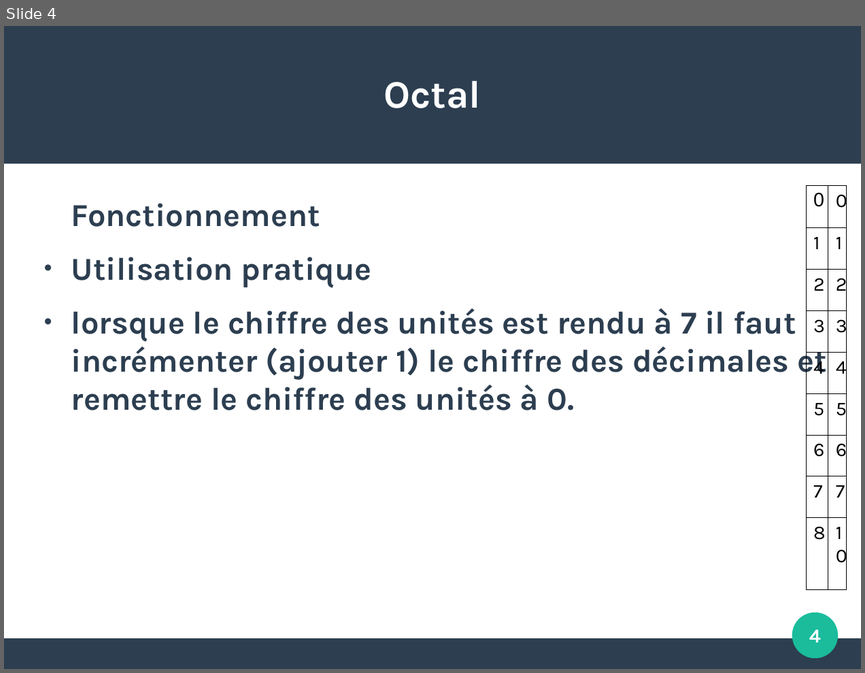
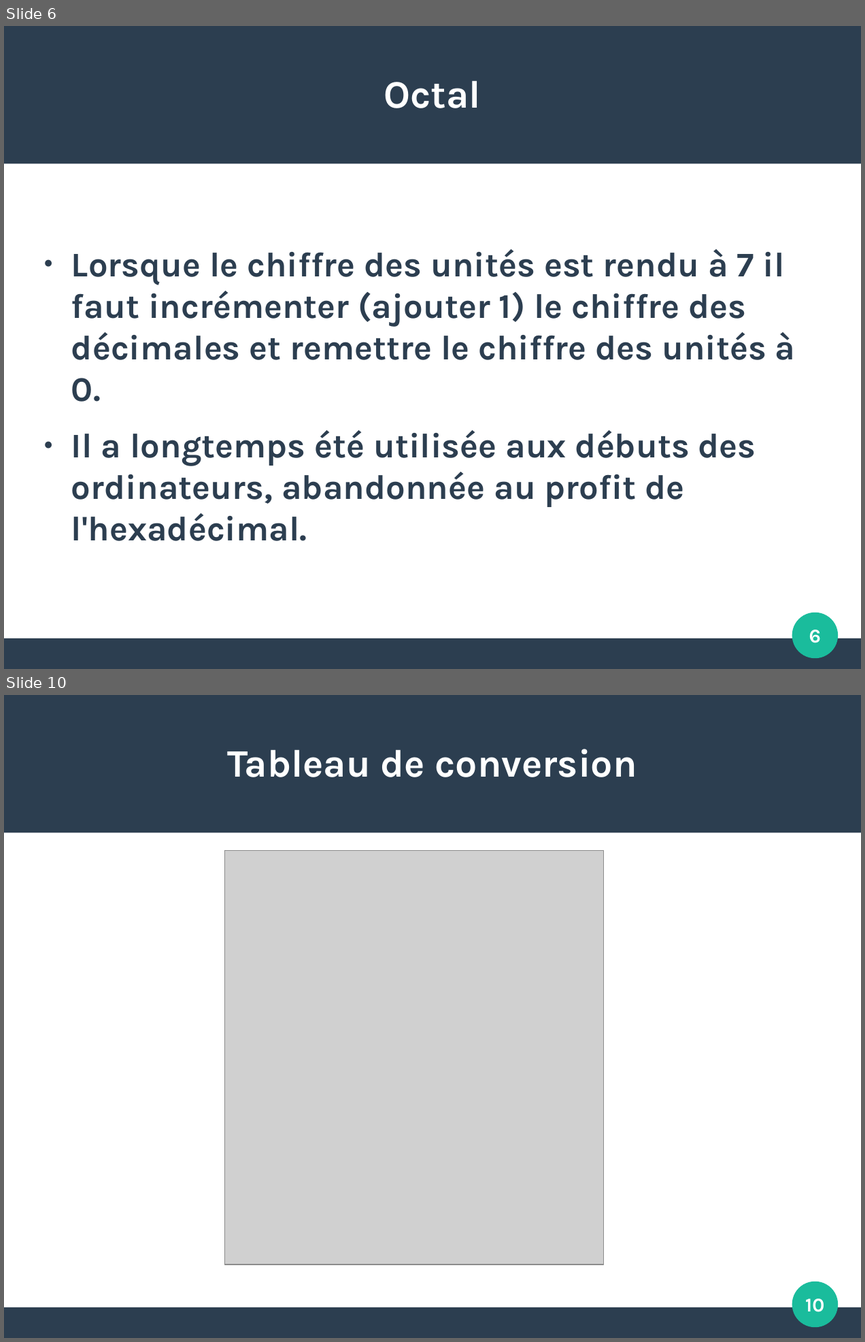
Before and after one commit to JulieMarielaure/Projet1BGE, a slide deck: Hexadécimal Octal.odp. Shown one above the other, each under a label of ours: slide 4 before the commit, slides 6 and 10 after it; the slides between them are not shown. The pictures are 865x673 and 865x1342 pixels, drawn with LibreOffice and Linux fonts; fonts in the diff are those of the drawing; grey boxes stand for pictures. Boxes give left, top, right and bottom in pixels: in the first picture for what was removed or moved away, otherwise in the second. Text is boxed around its words. In the diff, an @@ line names an element or a change of style, - is before the commit and + after.

```diff
--- a/Hexadécimal Octal.odp
+++ b/Hexadécimal Octal.odp
@@ slide 10 added at (4,695,861,1338), background #FFFFFF; not listed: 3 template elements that a slide beside it also shows @@
@@ title added at (228,749,637,777), 36 pt, text #FFFFFF, bold @@
+Tableau de conversion
@@ picture added at (225,851,604,1264) @@
@@ page number added at (805,1298,824,1312), 18 pt, text #FFFFFF, bold @@
+10
@@ what was slide 4 is now slide 6 @@
@@ slide 6 changed as well @@
@@ table removed at (806,185,847,590), 9 rows, 2 columns @@
-0 | 0
-1 | 1
-2 | 2
-3 | 3
-4 | 4
-5 | 5
-6 | 6
-7 | 7
-8 | 10
@@ text at (71,249,796,541): text changed; size 29.6 to 32 pt @@
-Fonctionnement
-● Utilisation pratique
-● lorsque le chiffre des unités est rendu à 7 il faut incrémenter (ajouter 1) le chiffre des décimales et remettre le chiffre des unités à 0.
+● Lorsque le chiffre des unités est rendu à 7 il faut incrémenter (ajouter 1) le chiffre des décimales et remettre le chiffre des unités à 0.
+● Il a longtemps été utilisée aux débuts des ordinateurs, abandonnée au profit de l'hexadécimal.
@@ page number at (809,629,821,643): text changed @@
-4
+6
```
Also in this commit, not shown: 4 other slides changed, 8 other slides added, 3 slides removed, 2 other files.
